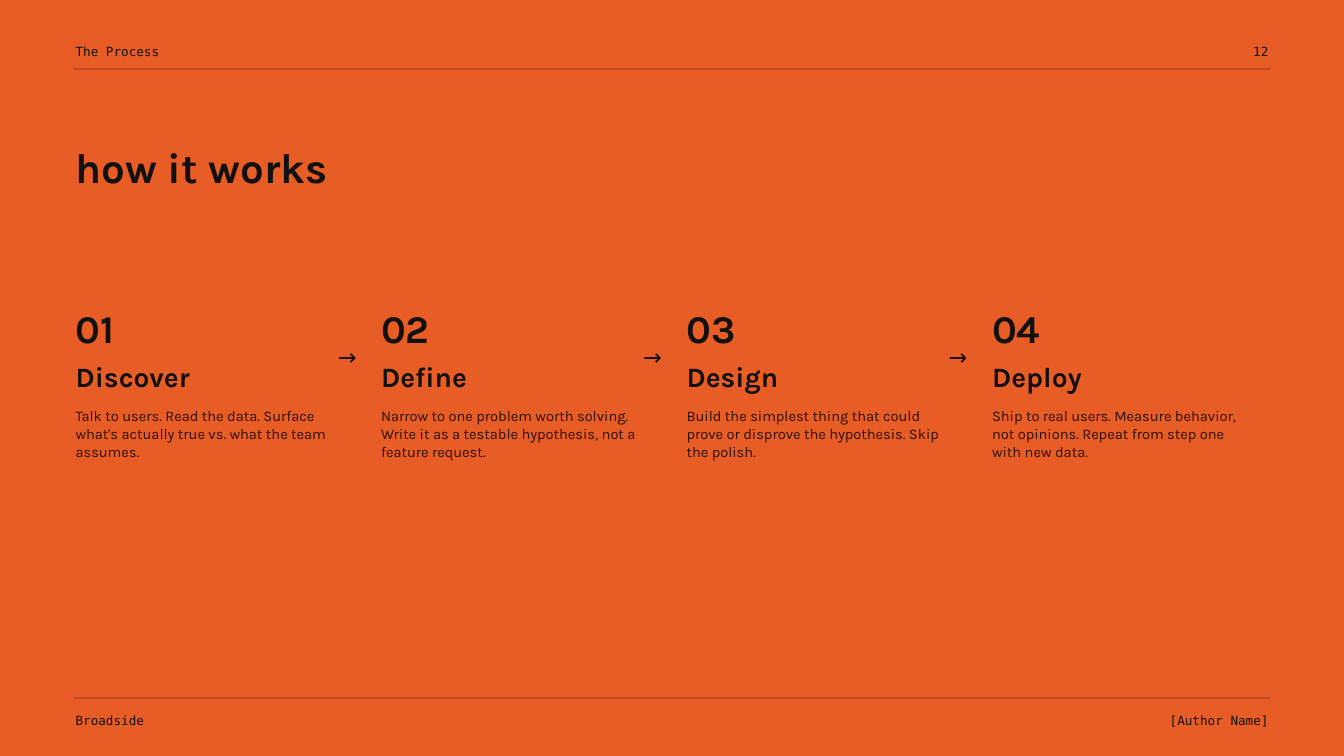
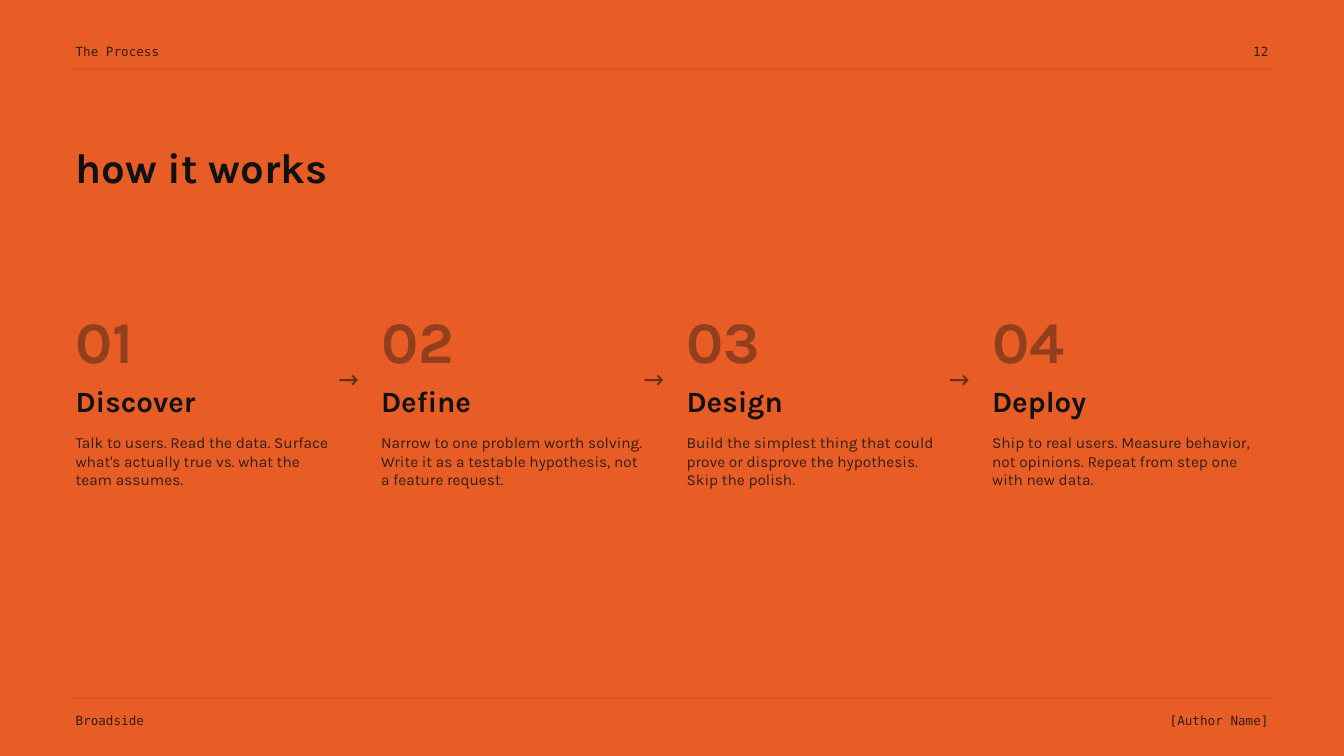
Before and after one commit to hustcer/pptx-nova, a slide deck: slide 11 of assets/examples/broadside/deck.pptx. Drawn at 1344x756 pixels with LibreOffice and Linux fonts; fonts in the diff are those of the drawing. Boxes give left, top, right and bottom in pixels: in the first picture for what was removed or moved away, otherwise in the second. Text is boxed around its words. In the diff, an @@ line names an element or a change of style, - is before the commit and + after.

```diff
--- a/assets/examples/broadside/deck.pptx
+++ b/assets/examples/broadside/deck.pptx
@@ rectangle at (74, 69, 1270, 70): fill #7A2B12 to #BD4E22 @@
@@ size 28 to 42 pt, text colour #111111 to #923F1E in 4 elements at (687, 324, 761, 364), (76, 324, 134, 364), (381, 324, 454, 364), (992, 324, 1064, 364) @@
@@ text "Discover": place and size @@
-text "Discover" at (76, 367, 190, 388)
+text "Discover" at (76, 391, 196, 413)
@@ text "Define": place and size @@
-text "Define" at (381, 367, 467, 388)
+text "Define" at (381, 391, 471, 413)
@@ text "Design": place and size @@
-text "Design" at (687, 367, 779, 394)
+text "Design" at (687, 391, 783, 419)
@@ 3 texts: place and size @@
-3 texts at (336, 341, 982, 371)
+3 texts at (336, 361, 982, 391)
@@ size 16 to 18 pt, text colour #111111 to #672F19 in 3 elements at (336, 361, 371, 391), (641, 361, 677, 391), (947, 361, 982, 391) @@
@@ size 20 to 21 pt in 4 elements at (76, 391, 196, 413), (381, 391, 471, 413), (687, 391, 783, 419), (992, 392, 1086, 419) @@
@@ text "Deploy": place and size @@
-text "Deploy" at (992, 367, 1082, 394)
+text "Deploy" at (992, 392, 1086, 419)
@@ 4 texts: place and size @@
-4 texts at (76, 411, 1236, 461)
+4 texts at (76, 437, 1249, 489)
@@ size 10.5 to 11 pt, text colour #2A1008 to #331D14 in 4 elements at (76, 437, 328, 485), (381, 437, 642, 489), (687, 437, 933, 489), (992, 437, 1249, 485) @@
@@ rectangle at (74, 698, 1270, 699): fill #7A2B12 to #BD4E22 @@
@@ text colour #111111 to #331D14 in 4 elements at (76, 46, 159, 56), (1253, 46, 1268, 56), (76, 715, 144, 725), (1170, 715, 1269, 727) @@
```
Also in this commit, not shown: 9 other slides changed, 7 other files.
